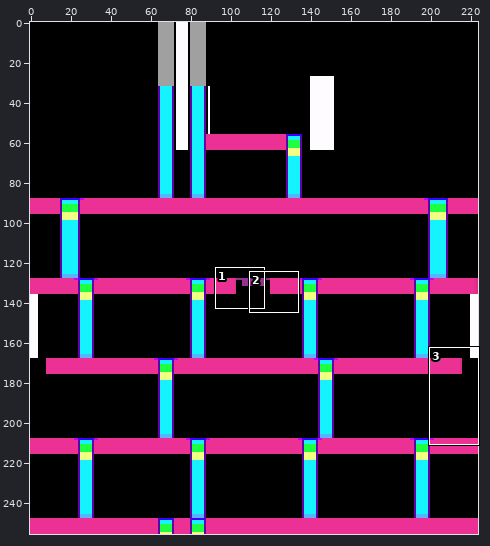
Sprite sheet -- artwork/map2.png. The picture above shows the old version from afar; the outline marks the close-up.
Close-up. Earlier state:
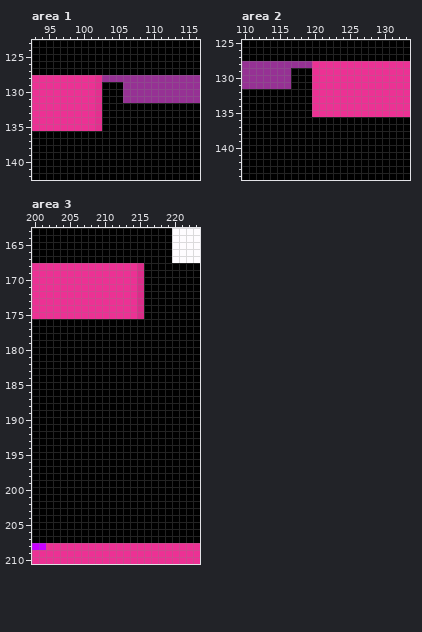
The file is 224x256 pixels. Colours within 5 levels of each other are drawn and written as one. Shown: area 1: x 93..116, y 123..142; area 2: x 110..133, y 125..144; area 3: x 200..223, y 163..210. The commit also changed other parts of the picture, which this record leaves out.
Once edited:
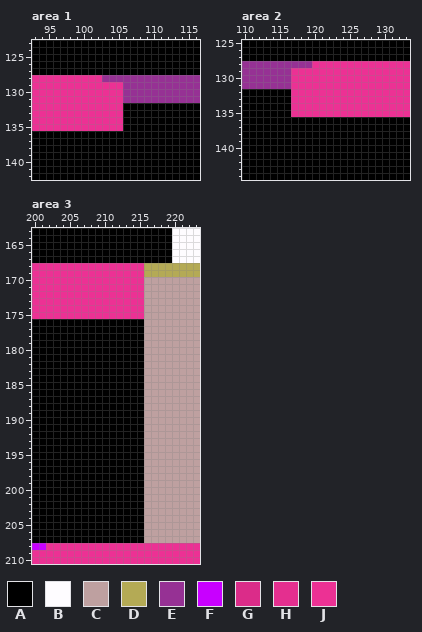
Palette (. is transparent): A #000000  B #fefcff  C #bea0a0  D #b4aa55  E #963194  F #c800ff  G #db2c89  H #e42f8f  J #ec3194
The edit:
Area 1:
y 128: x 102 H -> J
y 129..135: x 102..105 HAAA -> JJJJ
Area 2:
y 129..135: x 117..119 AAA -> JJJ
Area 3:
y 168..169: x 215..223 GAAAAAAAA -> JDDDDDDDD
y 170..175: x 215..223 GAAAAAAAA -> JCCCCCCCC
y 176..207: x 216..223 AAAAAAAA -> CCCCCCCC
Boxes around the changes in both close-ups, in picture pixels (x1, y1, x2, y2):
changed: (95, 75, 123, 131)
changed: (291, 68, 312, 117)
changed: (137, 263, 200, 543)
